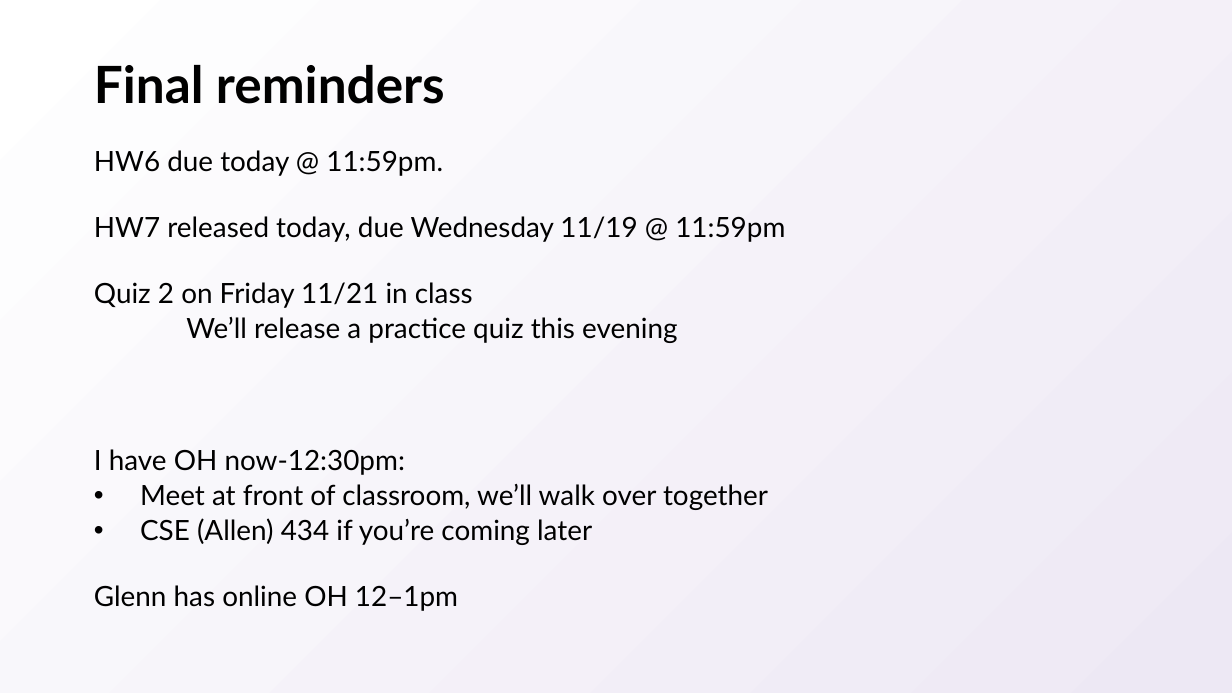
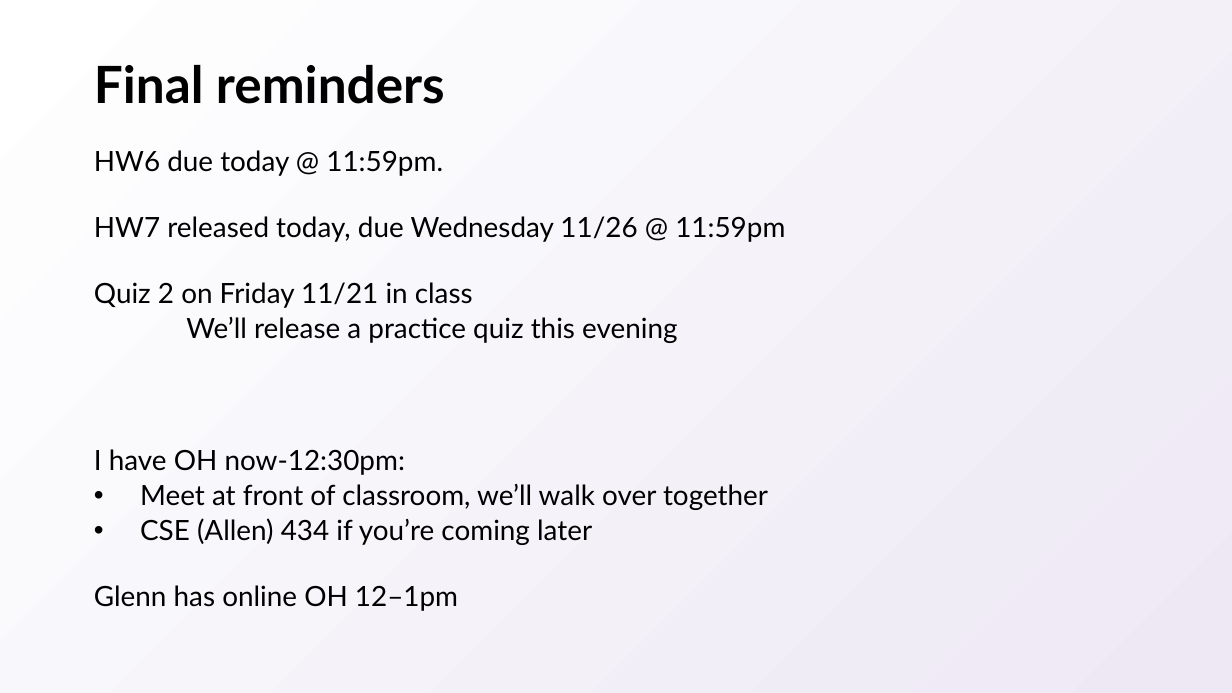
Before and after one commit to natebrunelle/cse417, a slide deck: slide 39 of markdown/files/slides/22.pptx. Drawn at 1232x693 pixels with LibreOffice and Linux fonts; fonts in the diff are those of the drawing. Boxes give left, top, right and bottom in pixels: in the first picture for what was removed or moved away, otherwise in the second. Text is boxed around its words. In the diff, an @@ line names an element or a change of style, - is before the commit and + after.

```diff
--- a/markdown/files/slides/22.pptx
+++ b/markdown/files/slides/22.pptx
@@ text at [94, 216, 785, 242]: text changed @@
-HW7 released today, due Wednesday 11/19 @ 11:59pm
+HW7 released today, due Wednesday 11/26 @ 11:59pm
```
Also in this commit, not shown: 6 other files.
